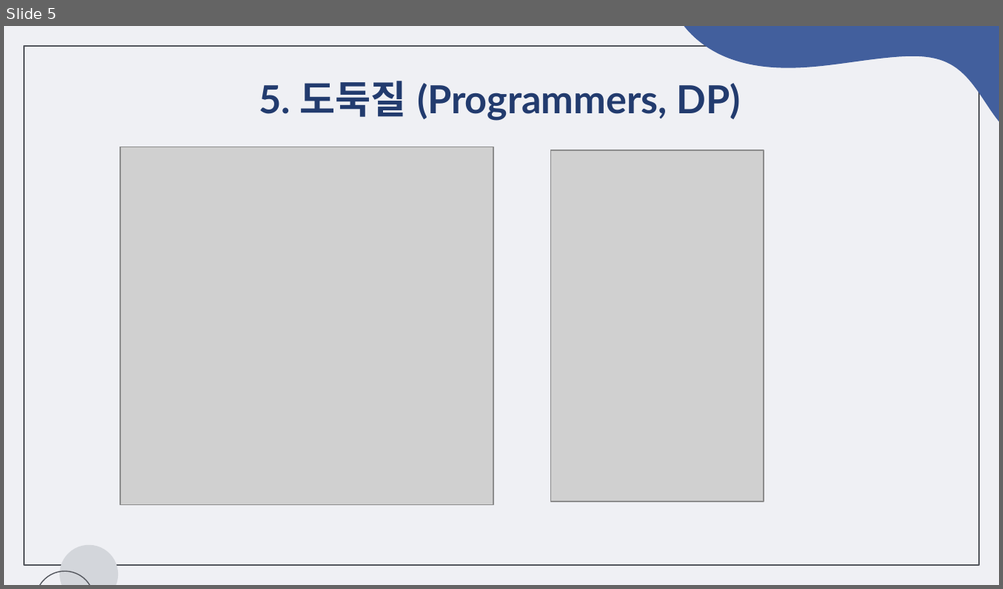
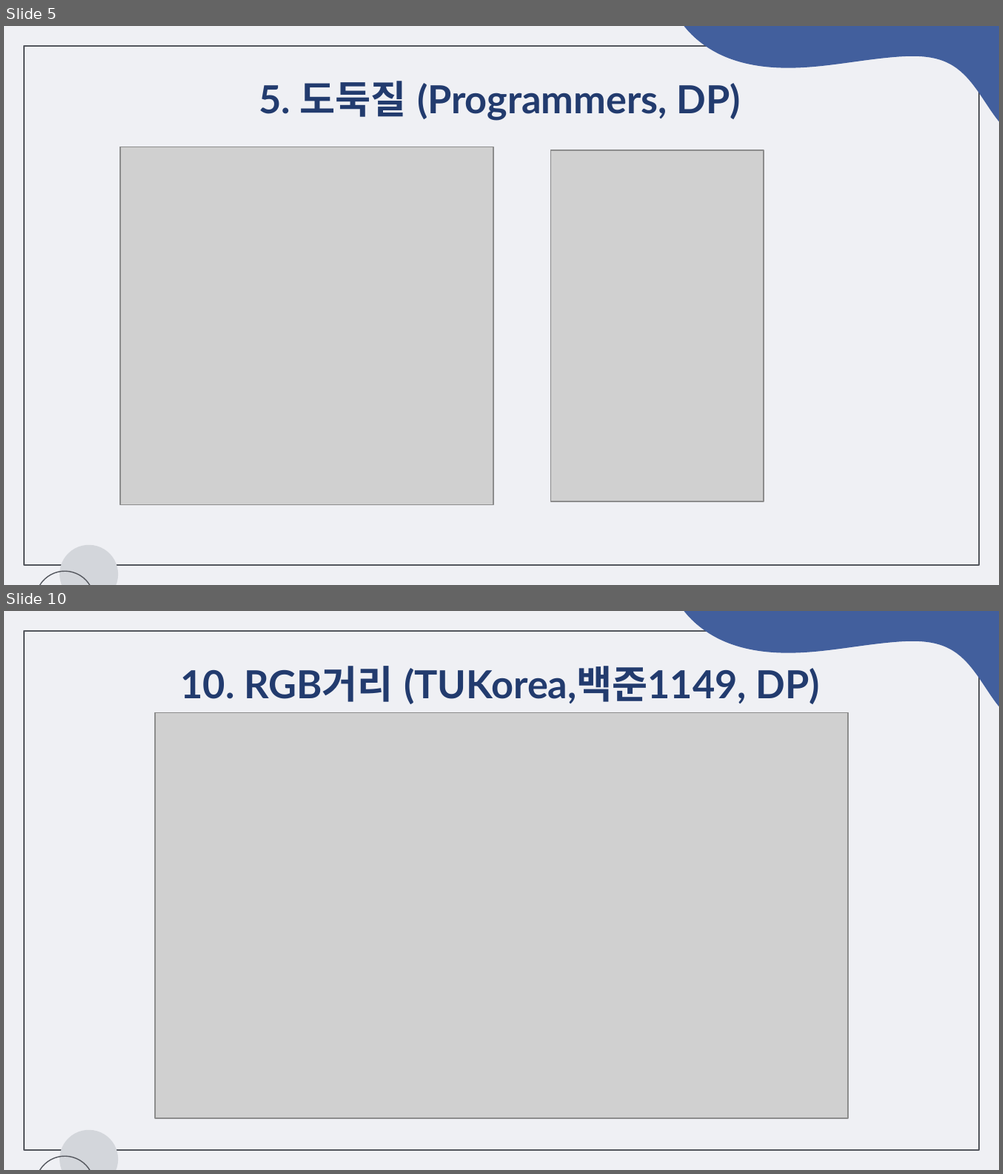
Before and after one commit to chaeeun-dev/CodingTest, a slide deck: 문제해결프로그래밍_숙제/제출용/숙제6_2022182035.pptx. Shown one above the other, each under a label of ours: slide 5 before the commit, slides 5 and 10 after it; the slides between them are not shown. The pictures are 1003x589 and 1003x1174 pixels, drawn with LibreOffice and Linux fonts; fonts in the diff are those of the drawing; grey boxes stand for pictures. Boxes give left, top, right and bottom in pixels: in the first picture for what was removed or moved away, otherwise in the second. Text is boxed around its words. In the diff, an @@ line names an element or a change of style, - is before the commit and + after.

```diff
--- a/문제해결프로그래밍_숙제/제출용/숙제6_2022182035.pptx
+++ b/문제해결프로그래밍_숙제/제출용/숙제6_2022182035.pptx
@@ slide 10 added at bbox=[4, 611, 999, 1170], background #EFF0F4; not listed: 4 template elements that a slide beside it also shows @@
@@ title added at bbox=[181, 666, 819, 704], 28 pt, text #223B6E, bold @@
+10. RGB거리 (TUKorea,백준1149, DP)
@@ picture added at bbox=[155, 712, 848, 1118] @@
```
Also in this commit, not shown: 8 other slides added, 6 slides removed, 8 other files.
